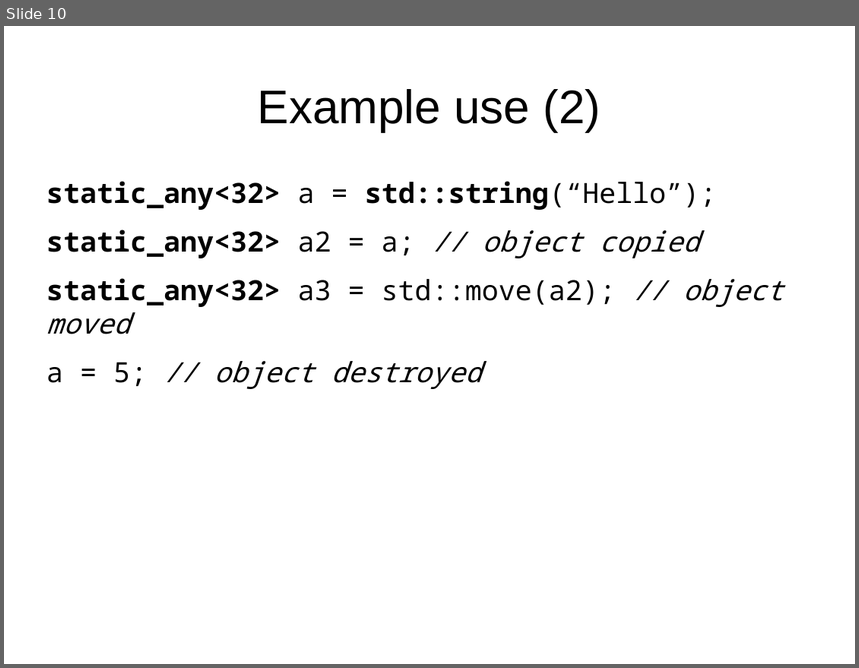
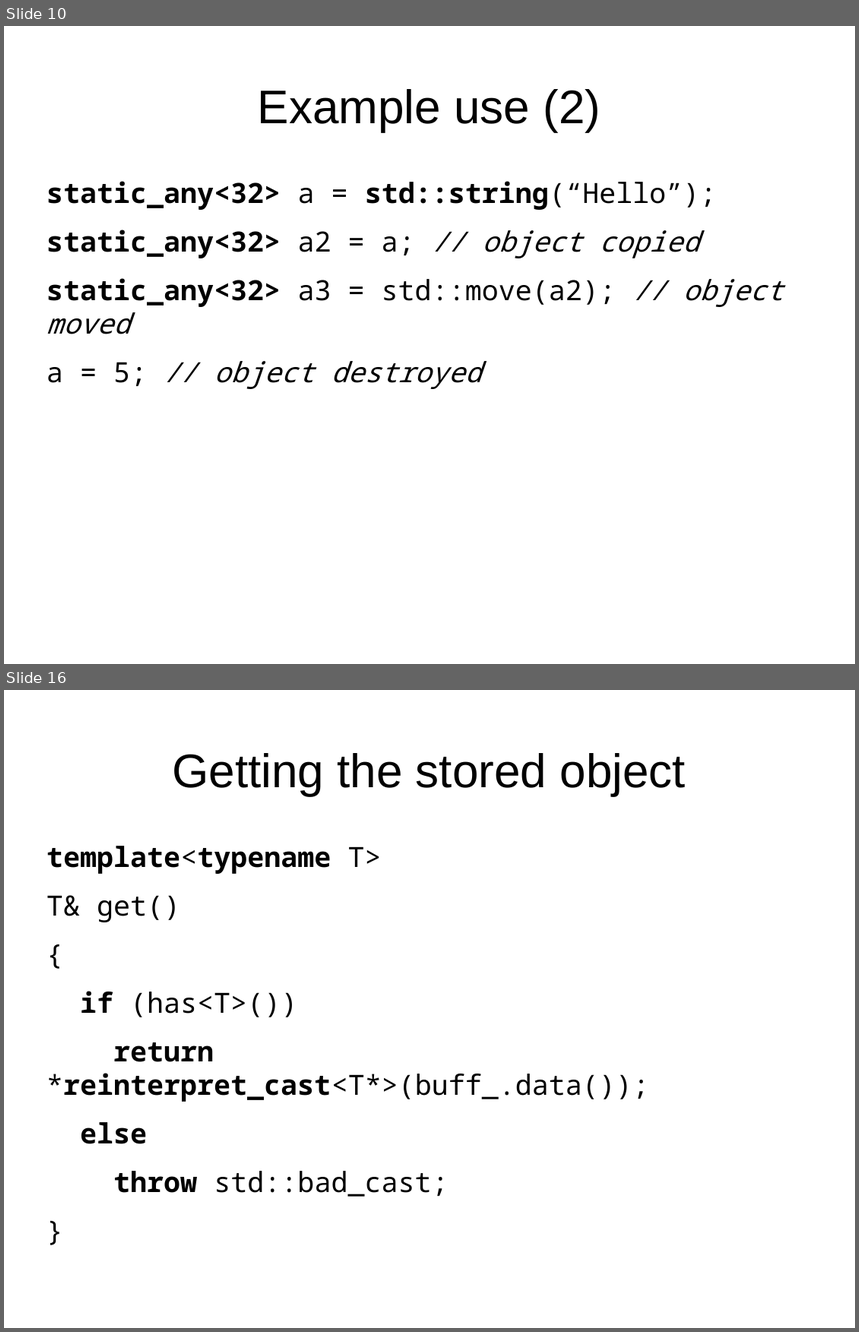
Before and after one commit to david-grs/static_any, a slide deck: static_any-lightning.odp. Shown one above the other, each under a label of ours: slide 10 before the commit, slides 10 and 16 after it; the slides between them are not shown. The pictures are 859x668 and 859x1332 pixels, drawn with LibreOffice and Linux fonts; fonts in the diff are those of the drawing. Boxes give left, top, right and bottom in pixels: in the first picture for what was removed or moved away, otherwise in the second. Text is boxed around its words. In the diff, an @@ line names an element or a change of style, - is before the commit and + after.

```diff
--- a/static_any-lightning.odp
+++ b/static_any-lightning.odp
@@ slide 16 added at (4,690,855,1328), background #FFFFFF @@
@@ title added at (172,753,686,796), 44 pt, text #000000 @@
+Getting the stored object
@@ text added at (47,846,649,1197), 26 pt, text #000000 @@
+template<typename T>
+T& get()
+{
+if (has<T>())
+return *reinterpret_cast<T*>(buff_.data());
+else
+throw std::bad_cast;
+}
```
Also in this commit, not shown: 1 slide changed, 7 other slides added.
